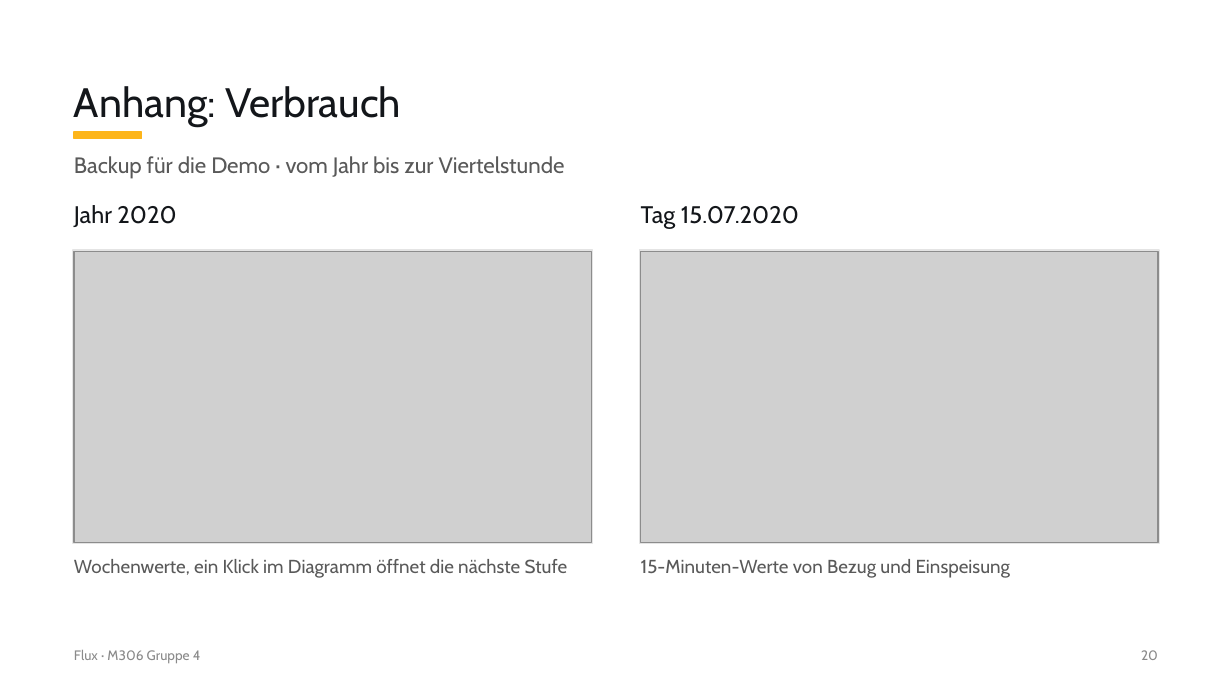
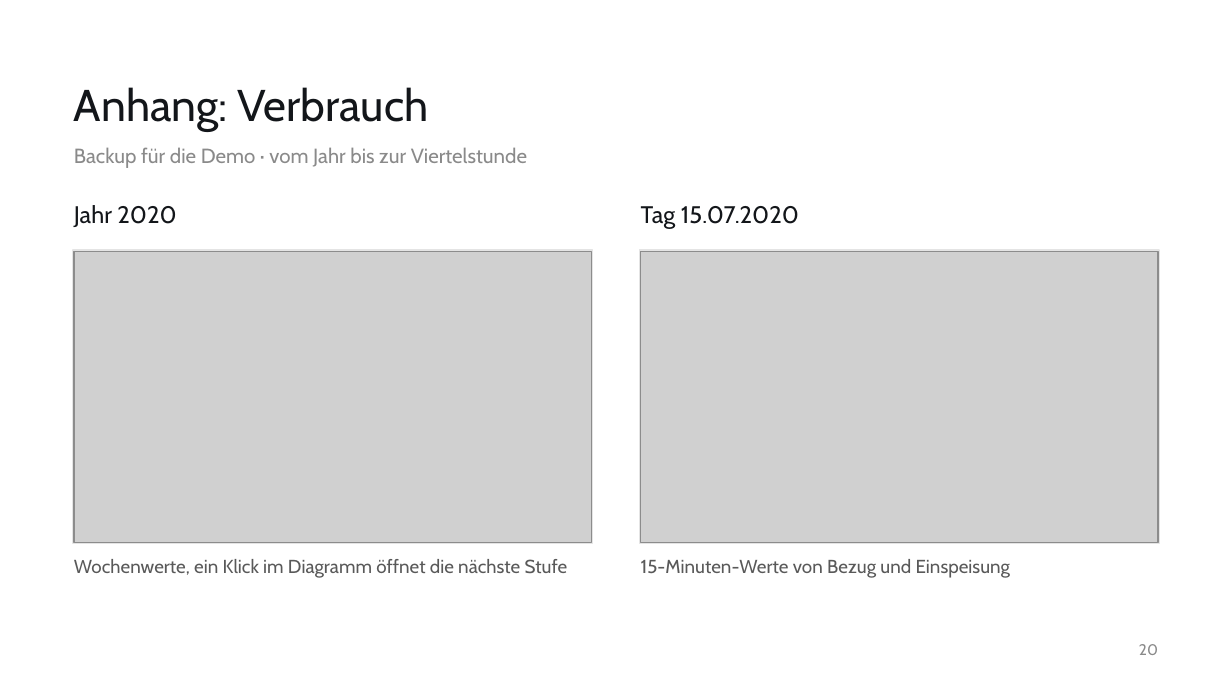
Before and after one commit to gd-pereira/M306-Gruppe-4, a slide deck: slide 20 of praesentation.pptx. Drawn at 1232x693 pixels with LibreOffice and Linux fonts; fonts in the diff are those of the drawing; grey boxes stand for pictures. Boxes give left, top, right and bottom in pixels: in the first picture for what was removed or moved away, otherwise in the second. Text is boxed around its words. In the diff, an @@ line names an element or a change of style, - is before the commit and + after.

```diff
--- a/praesentation.pptx
+++ b/praesentation.pptx
@@ text "Anhang: Verbrauch" at (74,87,429,132): size 24 to 26 pt @@
@@ text "Backup für die Demo · ...": place and size @@
-text "Backup für die Demo · ..." at (74,156,565,179)
+text "Backup für die Demo · ..." at (74,147,527,168)
@@ text "Backup für die Demo · ..." at (74,147,527,168): size 13 to 12 pt, text colour #595959 to #8A8A8A @@
@@ rectangle removed at (74,132,142,139) @@
@@ text removed at (74,650,201,663) @@
-Flux · M306 Gruppe 4
@@ text "20" at (1139,644,1158,655): size 8 to 9 pt @@
```
Also in this commit, not shown: 21 other slides changed, 4 other files.
